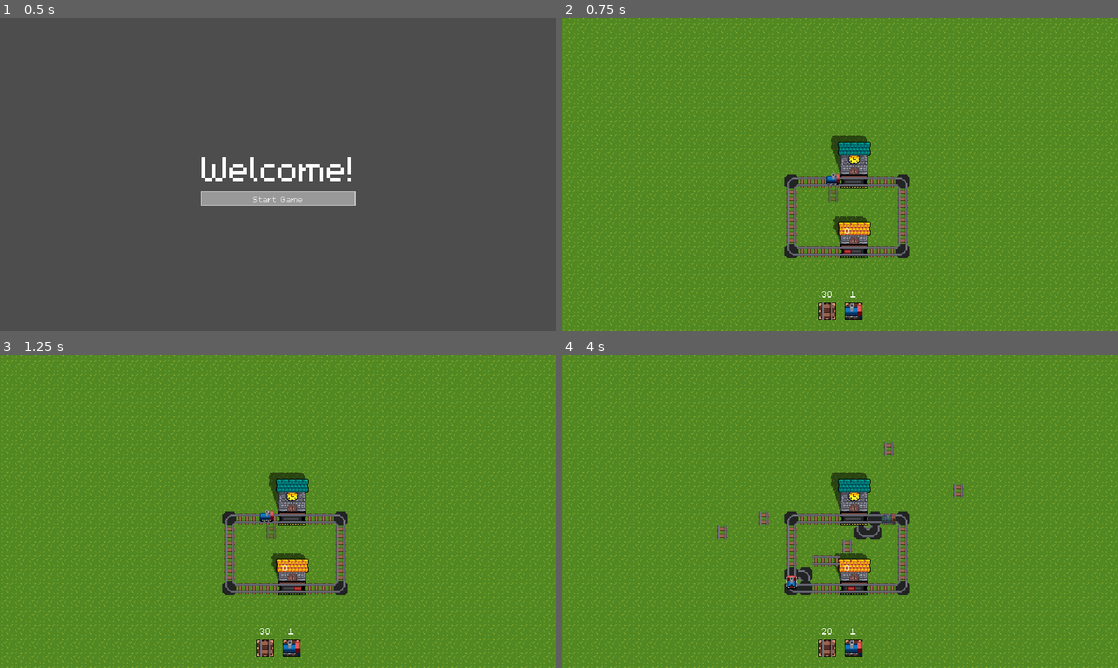
Above: before the commit, frames 1-4 (two rows, left to right).
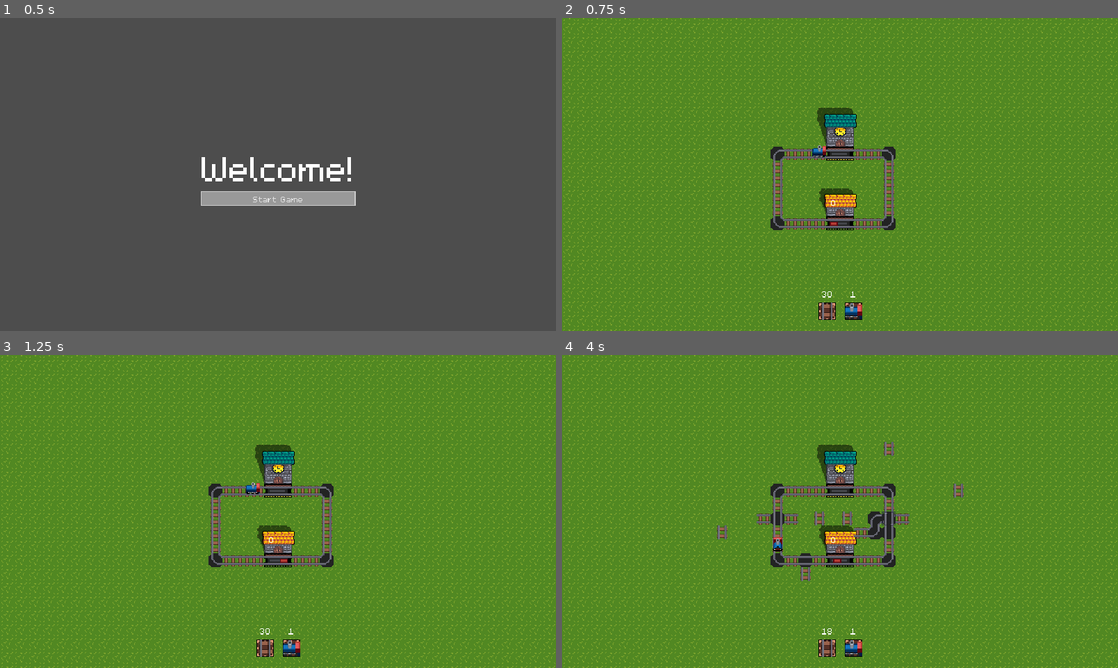
Above: after the commit, the same moments.

Repository: LaffertyDev/mini-trains
Game: Godot game, scene res://src/ui/main_menu/main_menu.tscn
Two runs of this game, one before a commit and one after it. Both use one fixed random seed, a clock stepped at 60 frames per second and the inputs below.
Inputs (mouse positions are in pixels of both pictures, inside the frame that each line leads up to):
- Up to frame 1 (0.5 s): no input
- Up to frame 2 (0.75 s): click "Start Game" at 0.5 s
- Up to frame 3 (1.25 s): no input
- Up to frame 4 (4 s): move the mouse to (962, 495) at 1.27 s; press the mouse at (962, 495) at 1.28 s; release the mouse at (962, 495) at 2 s; drag from (728, 527) to (901, 517) at 2.02 s; move the mouse to (895, 442) at 2.77 s; press the mouse at (895, 442) at 2.78 s; release the mouse at (895, 442) at 3.5 s; drag from (812, 574) to (890, 517) at 3.52 s

Frame 1 is identical in both runs. In frame 2, 6.0% of the frame differs, in the area x 37-63%, y 28-77%; in frame 3, 6.0%; in frame 4, 6.2%, in the area x 35-63%, y 28-89%.

Commit message:
improve train jittery movement

Diff:
--- a/src/entities/gridtile/gridtile.tscn
+++ b/src/entities/gridtile/gridtile.tscn
@@ -4,7 +4,7 @@
 [ext_resource type="SpriteFrames" uid="uid://cd4mrsx7a3ks5" path="res://src/entities/gridtile/rail_junction.tres" id="3_8i1bd"]
 
 [sub_resource type="RectangleShape2D" id="RectangleShape2D_jho47"]
-size = Vector2(3, 3)
+size = Vector2(0.5, 0.5)
 
 [node name="gridtyle" type="Area2D"]
 collision_layer = 32
@@ -12,10 +12,11 @@
 script = ExtResource("1_jho47")
 
 [node name="CollisionShape2D" type="CollisionShape2D" parent="."]
-position = Vector2(8, 8)
+position = Vector2(7.5, 7.5)
 shape = SubResource("RectangleShape2D_jho47")
 
 [node name="sprite" type="AnimatedSprite2D" parent="."]
 unique_name_in_owner = true
 position = Vector2(8, 8)
 sprite_frames = ExtResource("3_8i1bd")
+metadata/_edit_lock_ = true
--- a/src/entities/track_engine/track_engine.tscn
+++ b/src/entities/track_engine/track_engine.tscn
@@ -4,7 +4,7 @@
 
 [sub_resource type="RectangleShape2D" id="RectangleShape2D_gfmpa"]
 custom_solver_bias = 1.0
-size = Vector2(2, 2)
+size = Vector2(1, 1)
 
 [sub_resource type="RectangleShape2D" id="RectangleShape2D_flebk"]
 size = Vector2(1, 2)
@@ -29,7 +29,7 @@
 collision_mask = 96
 
 [node name="CollisionShape2D" type="CollisionShape2D" parent="center"]
-position = Vector2(7, 7)
+position = Vector2(7.5, 7.5)
 shape = SubResource("RectangleShape2D_gfmpa")
 
 [node name="left" type="Area2D" parent="."]
--- a/src/game.tscn
+++ b/src/game.tscn
@@ -143,6 +143,7 @@
 mouse_filter = 1
 
 [node name="Camera2D" type="Camera2D" parent="."]
+position = Vector2(16, 32)
 
 [node name="ghost_track" type="Sprite2D" parent="."]
 unique_name_in_owner = true
Not shown, changed: doc/tasks.md
Not shown, changed: src/audio/.DS_Store
